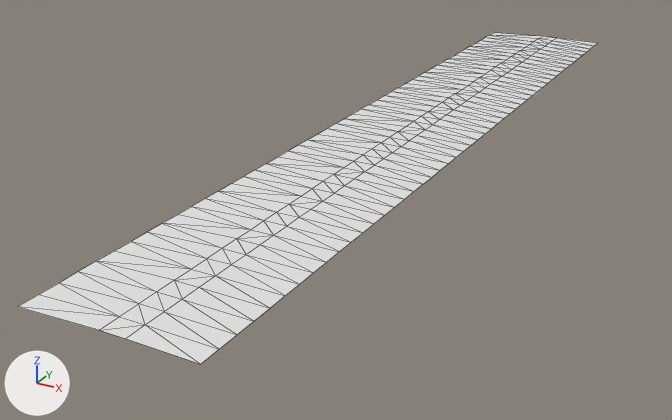
A saved change to the OBJ model Transit.Addon.RoadExtensions/Roads/Common/Meshes/8m/1p5mSW1S/Ground_Node2.obj.
Camera for both pictures: a 50 mm lens placed at (28.7, -58.1, 21.6), pointed at (-0.3, -5.2, -4.8). Arrows for +X, +Y and +Z are at lower left; the lights stay in place. Mesh edges are drawn as thin lines. Where no turn or scale is listed for an object, it has been applied to the vertices.

The older version as bpy lines, for what is in view:
```python
me_ground_node2 = bpy.data.meshes.new('Ground_Node2')
me_ground_node2.from_pydata(...)  # 196 vertices, 288 faces; spans x -2.5..8.0, y -32.0..32.0, z 0.1..0.3
ob_ground_node2 = bpy.data.objects.new('Ground_Node2', me_ground_node2)
ob_ground_node2.location = (0.0, 0.0, 0.0)
```
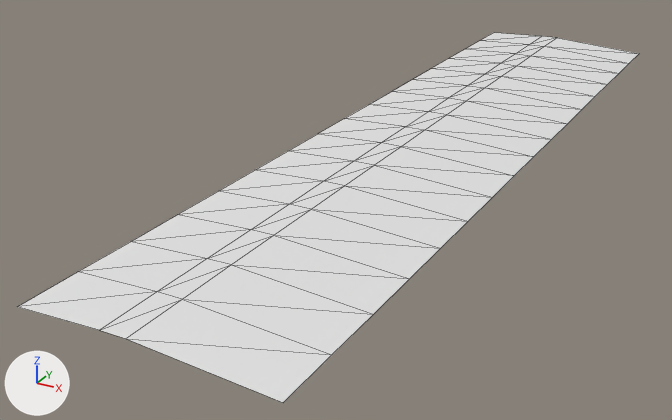
The change, as a diff of the scene's bpy script:
```diff
--- a/Transit.Addon.RoadExtensions/Roads/Common/Meshes/8m/1p5mSW1S/Ground_Node2.obj.py
+++ b/Transit.Addon.RoadExtensions/Roads/Common/Meshes/8m/1p5mSW1S/Ground_Node2.obj.py
@@ me_ground_node2 @@
 # used by ob_ground_node2; location = (0.0, 0.0, 0.0)
-me_ground_node2.from_pydata(...)  # 196 vertices, 288 faces; spans x -2.5..8.0, y -32.0..32.0, z 0.1..0.3
+me_ground_node2.from_pydata(...)  # 68 vertices, 96 faces; spans x -2.5..12.0, y -32.0..32.0, z -0.3..0.3
+# me_ground_node2 part 1
+# 145 vertices are removed from x -2.5..8.0, y -32.0..32.0, z 0.1..0.3
+# 288 faces are deleted
+# 17 new vertices lie (8.0, 0.0, -0.6) away from vertices in x 4.0, y -32.0..32.0, z 0.3
+# 96 new faces join them
```

Pixel boxes (x1, y1, x2, y2) of what changed, in the pictures (672 x 420 px):
'Ground_Node2', reshaped (7% wider, 12% taller): before (18, 33, 597, 364); after (18, 33, 639, 403)
